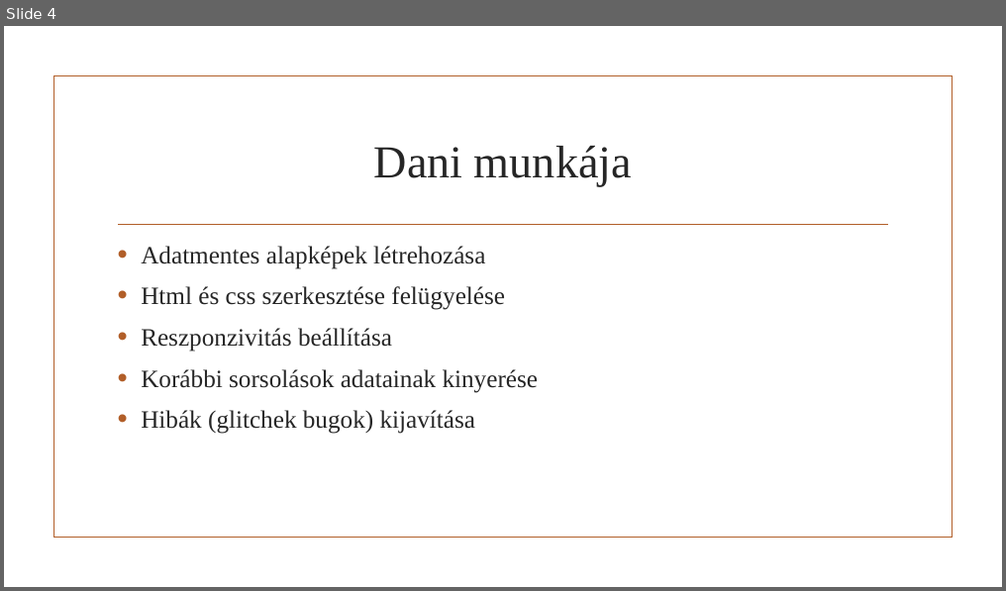
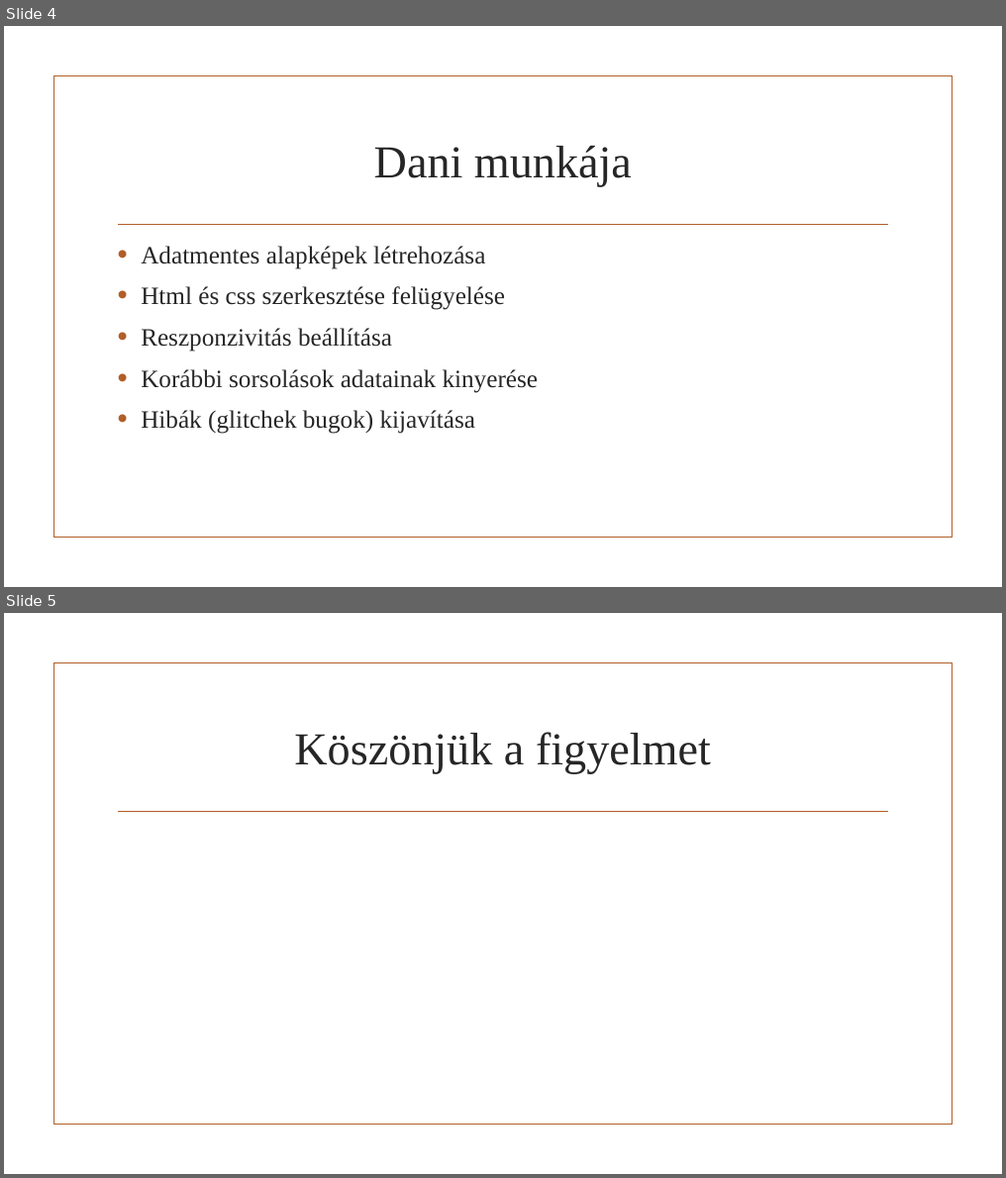
Before and after one commit to baranyidaniel/IKTProjwPeter, a slide deck: IKTProjwPeter.pptx. Shown one above the other, each under a label of ours: slide 4 before the commit, slides 4 and 5 after it. The pictures are 1006x591 and 1006x1178 pixels, drawn with LibreOffice and Linux fonts; fonts in the diff are those of the drawing; background and template pictures are left out. Boxes give left, top, right and bottom in pixels: in the first picture for what was removed or moved away, otherwise in the second. Text is boxed around its words. In the diff, an @@ line names an element or a change of style, - is before the commit and + after.

Commit message:
kis igazítás/poén kivétele pptben

```diff
--- a/IKTProjwPeter.pptx
+++ b/IKTProjwPeter.pptx
@@ slide 5 added at <box>4,613,1002,1174</box>, background picture (left out); not listed: 2 template elements that a slide beside it also shows @@
@@ title added at <box>294,732,711,773</box>, 44 pt, text #262626 @@
+Köszönjük a figyelmet
```
